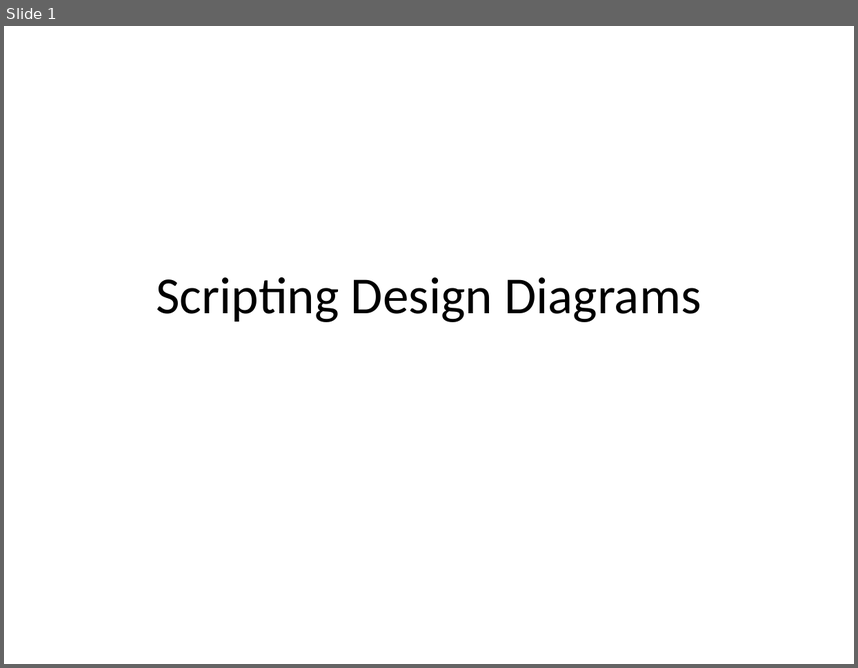
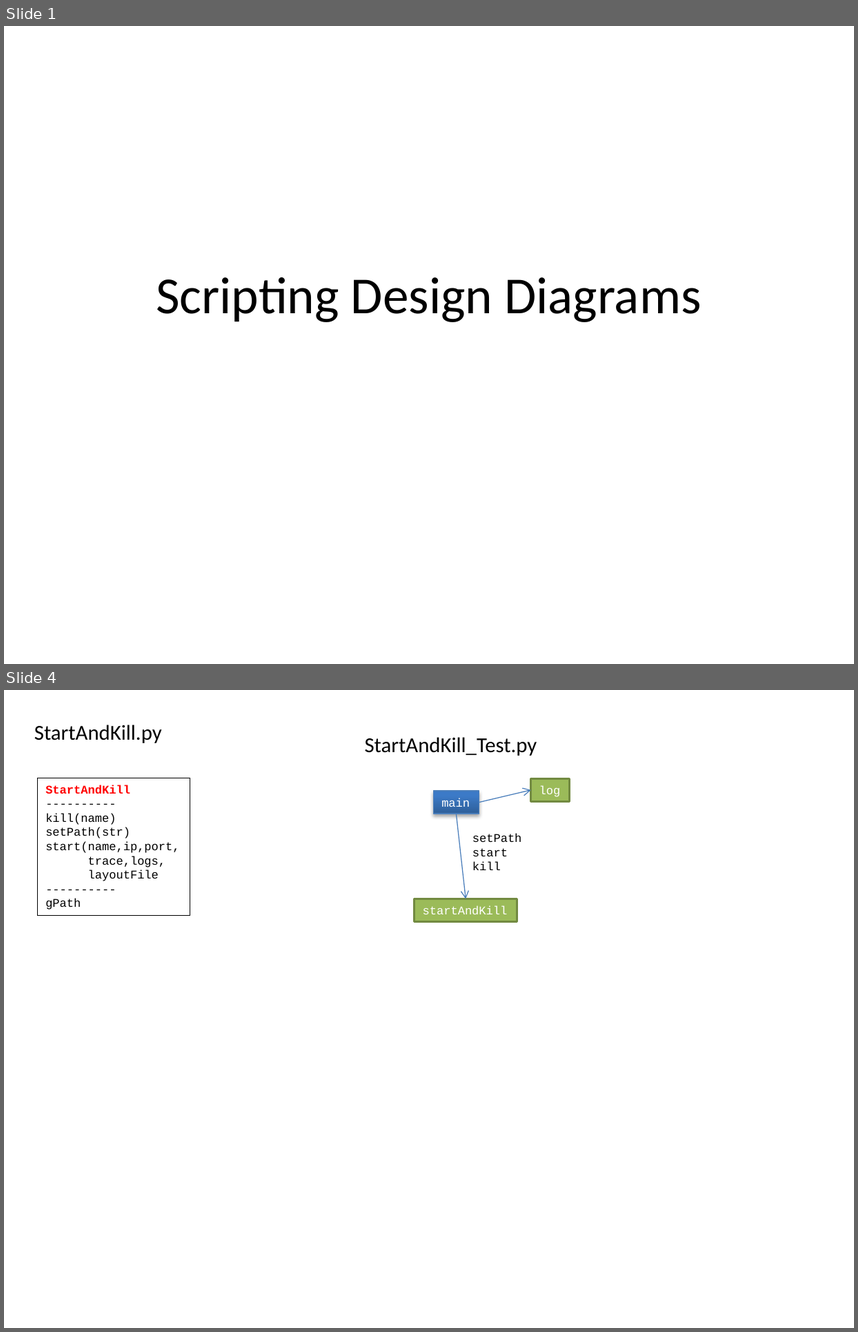
Before and after one commit to mlozborne/motin, a slide deck: Scripting/ScriptingDocumenation/DesignDiagrams.pptx. Shown one above the other, each under a label of ours: slide 1 before the commit, slides 1 and 4 after it; the slides between them are not shown. The pictures are 858x668 and 858x1332 pixels, drawn with LibreOffice and Linux fonts; fonts in the diff are those of the drawing. Boxes give left, top, right and bottom in pixels: in the first picture for what was removed or moved away, otherwise in the second. Text is boxed around its words. In the diff, an @@ line names an element or a change of style, - is before the commit and + after.

```diff
--- a/Scripting/ScriptingDocumenation/DesignDiagrams.pptx
+++ b/Scripting/ScriptingDocumenation/DesignDiagrams.pptx
@@ slide 4 added at (4,690,854,1328), background #FFFFFF @@
@@ text added at (34,724,162,743), 18 pt, text #000000 @@
+StartAndKill.py
@@ text added at (365,737,537,756), 18 pt, text #000000 @@
+StartAndKill_Test.py
@@ rectangle added at (37,778,190,915), outline #000000 0.75 pt, 10 pt, text #000000 @@
+StartAndKill
+----------
+kill(name)
+setPath(str)
+start(name,ip,port,
+trace,logs,
+layoutFile
+----------
+gPath
@@ rectangle added at (433,791,479,814), fill gradient #2F5F99 to #3D7CC7 to #3A7CCB, outline #4B7EBC 0.75 pt, 10 pt, text #FFFFFF @@
+main
@@ arrow added from (479, 802) to (531, 790), #4B7EBC 0.75 pt @@
@@ rectangle added at (531,778,569,801), fill #9BBB59, outline #738A42 2 pt, 10 pt, text #FFFFFF @@
+log
@@ arrow added from (456, 814) to (466, 899), #4B7EBC 0.75 pt @@
@@ text added at (473,833,522,870), 10 pt, text #000000 @@
+setPath
+start
+kill
@@ rectangle added at (415,899,517,922), fill #9BBB59, outline #738A42 2 pt, 10 pt, text #FFFFFF @@
+startAndKill
```
Also in this commit, not shown: 6 slides changed, 1 other slide added, 16 other files.
